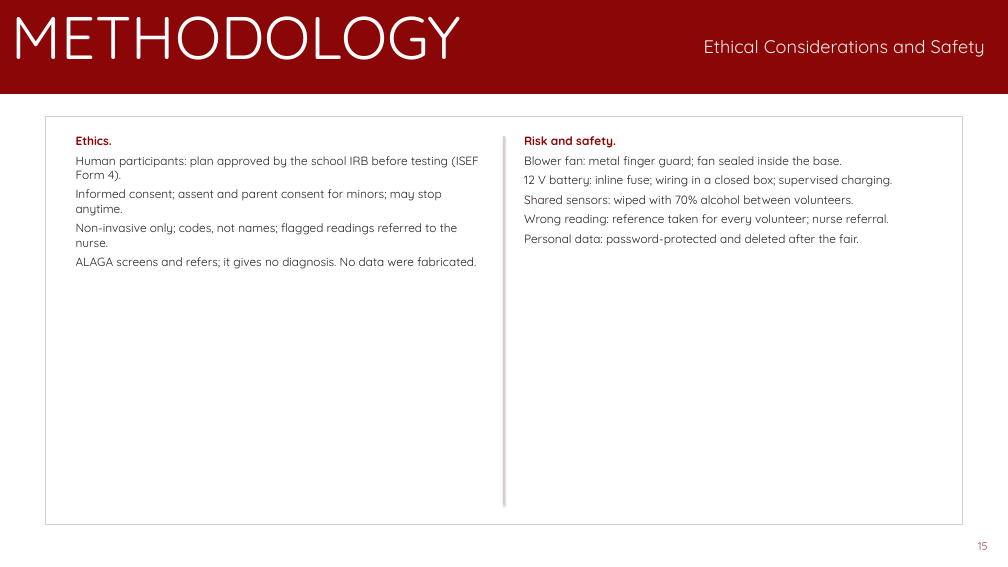
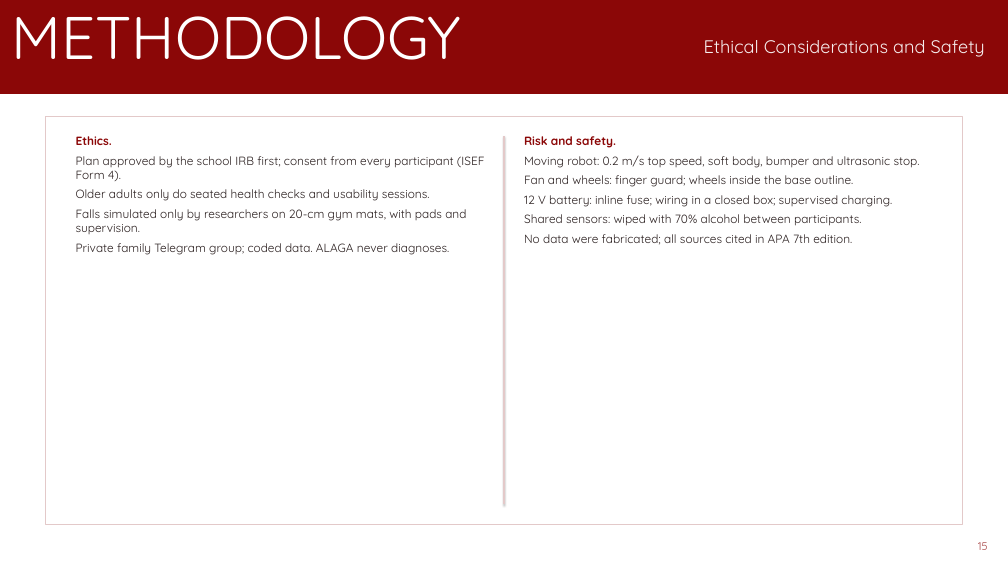
Before and after one commit to pogi6969/MAP---A, a slide deck: slide 15 of research/RIM3_ALAGA/RIM3_ALAGA_PR2_Presentation.pptx. Drawn at 1008x567 pixels with LibreOffice and Linux fonts; fonts in the diff are those of the drawing; background and template pictures are left out. Boxes give left, top, right and bottom in pixels: in the first picture for what was removed or moved away, otherwise in the second. Text is boxed around its words. In the diff, an @@ line names an element or a change of style, - is before the commit and + after.

```diff
--- a/research/RIM3_ALAGA/RIM3_ALAGA_PR2_Presentation.pptx
+++ b/research/RIM3_ALAGA/RIM3_ALAGA_PR2_Presentation.pptx
@@ text at (76,156,485,255): text changed @@
-Human participants: plan approved by the school IRB before testing (ISEF Form 4).
-Informed consent; assent and parent consent for minors; may stop anytime.
-Non-invasive only; codes, not names; flagged readings referred to the nurse.
-ALAGA screens and refers; it gives no diagnosis. No data were fabricated.
+Plan approved by the school IRB first; consent from every participant (ISEF Form 4).
+Older adults only do seated health checks and usability sessions.
+Falls simulated only by researchers on 20-cm gym mats, with pads and supervision.
+Private family Telegram group; coded data. ALAGA never diagnoses.
@@ text at (524,155,920,168): text changed @@
-Blower fan: metal finger guard; fan sealed inside the base.
+Moving robot: 0.2 m/s top speed, soft body, bumper and ultrasonic stop.
+Fan and wheels: finger guard; wheels inside the base outline.
@@ text at (524,214,861,245): text changed @@
-Shared sensors: wiped with 70% alcohol between volunteers.
-Wrong reading: reference taken for every volunteer; nurse referral.
-Personal data: password-protected and deleted after the fair.
+Shared sensors: wiped with 70% alcohol between participants.
+No data were fabricated; all sources cited in APA 7th edition.
```
Also in this commit, not shown: 14 other slides changed, 6 other files.
